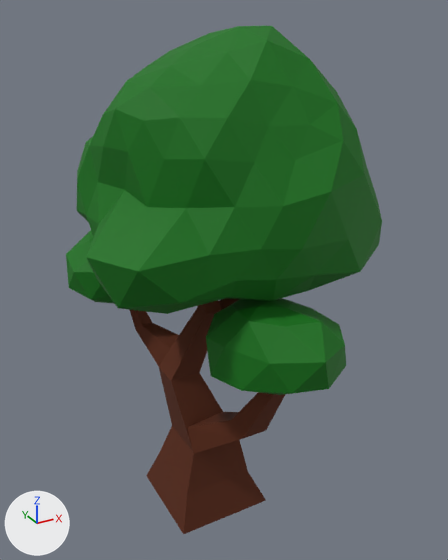
Two versions of the glTF model assets/models/tree.gltf, one commit apart.
Both versions are drawn from a camera (50 mm lens) standing at (-10.06, -20.42, 19.57) and looking at (1.1, -0.14, 9.43). Lighting does not change. The marker at lower left points along +X, +Y and +Z. Where no turn or scale is listed for an object, it has been applied to the vertices. Vertices at the same position are counted once.

Script lines for the objects in view, before the commit:
```python
me_leaves_mesh = bpy.data.meshes.new('Leaves Mesh')
me_leaves_mesh.from_pydata(...)  # 246 vertices, 480 faces; spans x -6.28..5.61, y -2.82..9.83, z -1.69..10.81
me_leaves_mesh.materials.append(mat_leaves)  # dark green #007009
me_trunk_mesh = bpy.data.meshes.new('Trunk Mesh')
me_trunk_mesh.from_pydata(...)  # 72 vertices, 140 faces; spans x -2.15..2.99, y -3.69..3.81, z -0.96..12.23
me_trunk_mesh.materials.append(mat_bark)  # brown #572100
ob_leaves = bpy.data.objects.new('Leaves', me_leaves_mesh)
ob_leaves.location = (1.29, -3.77, 8.19)
ob_trunk = bpy.data.objects.new('Trunk', me_trunk_mesh)
ob_trunk.location = (0.0, 0.0, 0.0)
```
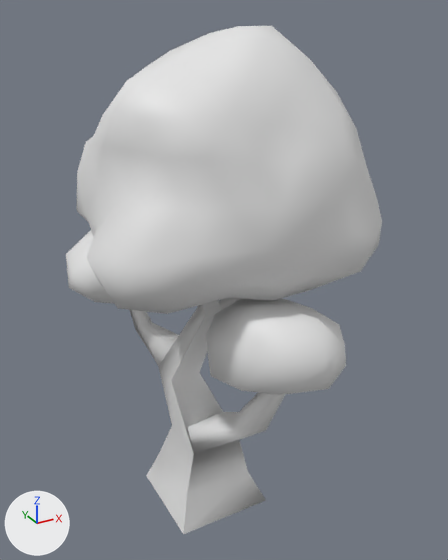
Boxes [x1, y1, x2, y2] around the edits, measured in the pictures (448 x 560 px):
'Leaves', recoloured, shading changed (green to grey): [66, 26, 382, 395] in both
'Trunk', recoloured, shading changed (brown to grey): [130, 298, 285, 534] in both

The change, as a diff of the scene's bpy script:
```diff
--- a/assets/models/tree.gltf.py
+++ b/assets/models/tree.gltf.py
@@ me_trunk_mesh @@
 me_trunk_mesh.from_pydata(...)  # 72 vertices, 140 faces; spans x -2.15..2.99, y -3.69..3.81, z -0.96..12.23
 # used by ob_trunk; location = (0.0, 0.0, 0.0)
-me_trunk_mesh.materials.append(mat_bark)  # brown #572100
+# me_trunk_mesh part 1: all faces are now shaded smooth (140 of 140 changed)
@@ me_leaves_mesh @@
 me_leaves_mesh.from_pydata(...)  # 246 vertices, 480 faces; spans x -6.28..5.61, y -2.82..9.83, z -1.69..10.81
 # used by ob_leaves; location = (1.29, -3.77, 8.19)
-me_leaves_mesh.materials.append(mat_leaves)  # dark green #007009
+# me_leaves_mesh part 2: all faces are now shaded smooth (480 of 480 changed)
```
